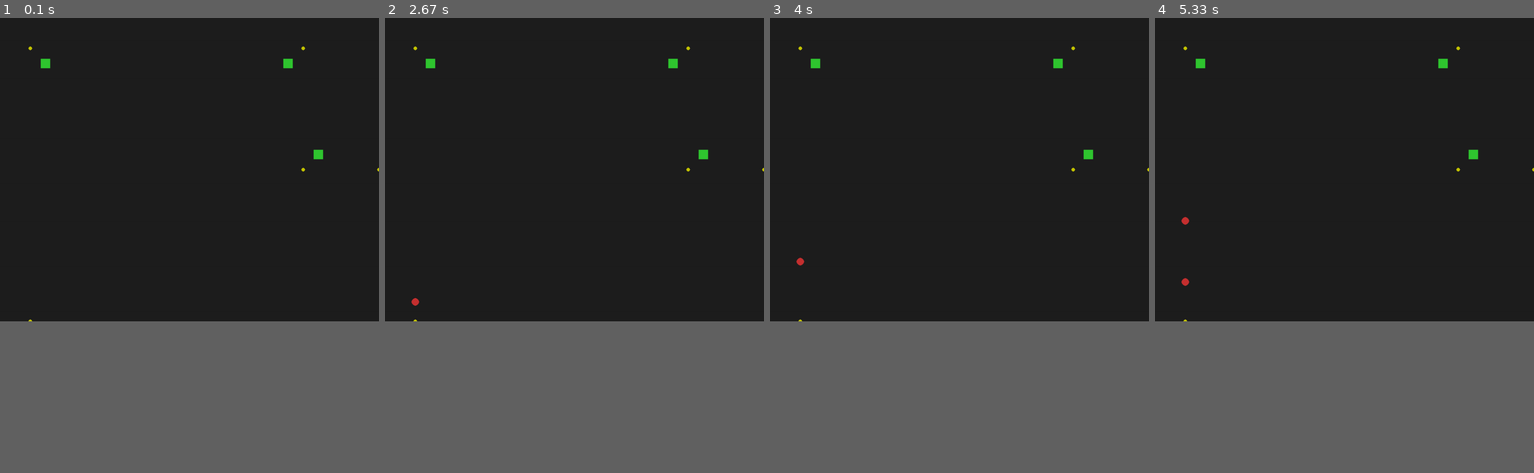
Above: before the commit, frames 1-4 (left to right).
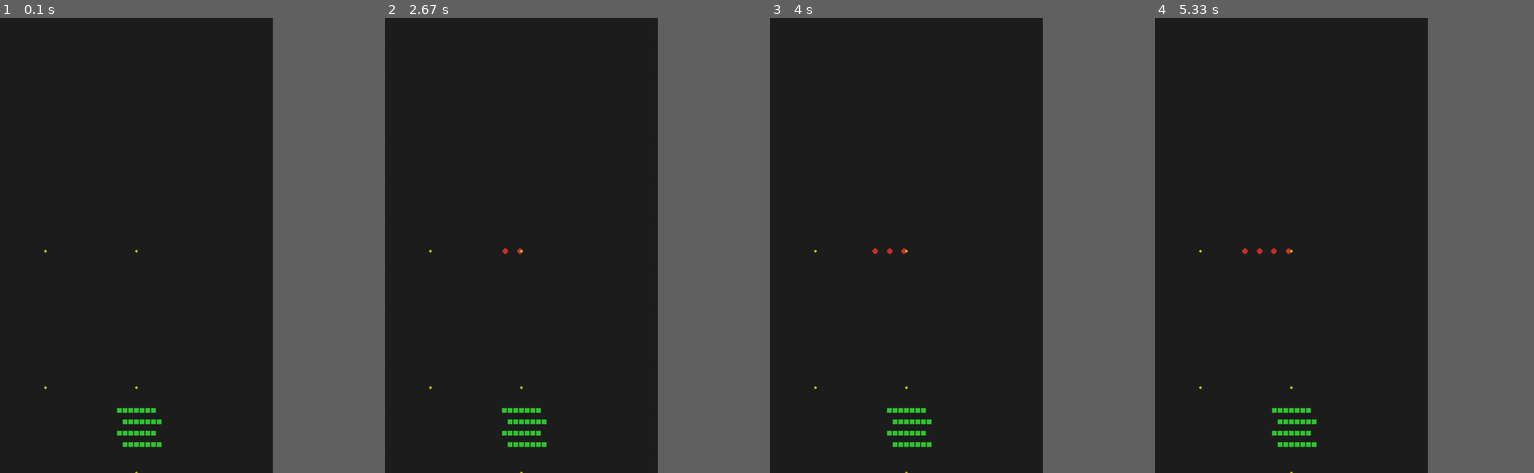
Above: after the commit, the same moments.

Repository: calmcoda389/WMklon
Game: pygame game, started from main.py
Two runs of this game, one before a commit and one after it. Both use one fixed random seed, a clock stepped at 60 frames per second and the inputs below.
Inputs:
- Up to frame 1 (0.1 s): no input
- Up to frame 2 (2.67 s): no input
- Up to frame 3 (4 s): no input
- Up to frame 4 (5.33 s): no input
The window is 750x600 before the commit and 540x900 after it. Grey fills any space a smaller window leaves; there, only what the larger window draws over its background counts as a difference.

The runs differ from the first frame. In frame 1, 0.6% of the frame differs, in the area x 7-100%, y 6-100%; in frame 2, 0.7%; in frame 3, 0.7%; in frame 4, 0.8%, in the area x 6-100%, y 6-100%.

Commit message:
Add files via upload

Diff:
--- a/_all_code.txt
+++ b/_all_code.txt
@@ -64,14 +64,45 @@
         self.towers = []
 
         self.lane = game_map.Lane([
-            (0, 5),
-            (10, 5),
-            (15, 8),
-            (20, 8)
+            (24, 41),
+            (8, 41),
+            (8, 65),
+            (24, 65),
+            (24, 80)
         ])
 
-        self.towers.append(tower.Tower(8, 4))
-        self.towers.append(tower.Tower(14, 4))
+        self.towers.append(tower.Tower(21, 69))
+        self.towers.append(tower.Tower(22, 69))
+        self.towers.append(tower.Tower(23, 69))
+        self.towers.append(tower.Tower(24, 69))
+        self.towers.append(tower.Tower(25, 69))
+        self.towers.append(tower.Tower(26, 69))
+        self.towers.append(tower.Tower(27, 69))
+
+        self.towers.append(tower.Tower(28, 71))
+        self.towers.append(tower.Tower(22, 71))
+        self.towers.append(tower.Tower(23, 71))
+        self.towers.append(tower.Tower(24, 71))
+        self.towers.append(tower.Tower(25, 71))
+        self.towers.append(tower.Tower(26, 71))
+        self.towers.append(tower.Tower(27, 71))
+
+        self.towers.append(tower.Tower(21, 73))
+        self.towers.append(tower.Tower(22, 73))
+        self.towers.append(tower.Tower(23, 73))
+        self.towers.append(tower.Tower(24, 73))
+        self.towers.append(tower.Tower(25, 73))
+        self.towers.append(tower.Tower(26, 73))
+        self.towers.append(tower.Tower(27, 73))
+
+        self.towers.append(tower.Tower(28, 75))
+        self.towers.append(tower.Tower(22, 75))
+        self.towers.append(tower.Tower(23, 75))
+        self.towers.append(tower.Tower(24, 75))
+        self.towers.append(tower.Tower(25, 75))
+        self.towers.append(tower.Tower(26, 75))
+        self.towers.append(tower.Tower(27, 75))
+
 
         self.spawn_system = SpawnSystem(self.units, self.lane)
         self.unit_system = UnitSystem(self.units)
@@ -89,6 +120,7 @@
         self.unit_system.update(dt)
         self.tower_system.update(dt)
         self.cleanup_system.update()
+
 #game_map.py
 class Tile:
     def __init__(self, walkable: bool, buildable: bool):
@@ -113,10 +145,10 @@
 import game_map
 
 class PygameRenderer:
-    def __init__(self, tile_size=32):
+    def __init__(self, tile_size=12):
         pygame.init()
         self.tile_size = tile_size
-        self.screen = pygame.display.set_mode((800, 600))
+        self.screen = pygame.display.set_mode((576, 960))
         pygame.display.set_caption("Wintermaul TD")
 
     def draw(self, state):
@@ -126,7 +158,7 @@
         for u in state.units:
             x = int(u.x * self.tile_size)
             y = int(u.y * self.tile_size)
-            pygame.draw.circle(self.screen, (200, 50, 50), (x, y), 8)
+            pygame.draw.circle(self.screen, (200, 50, 50), (x, y), 6)
 
         # Towers
         for t in state.towers:
@@ -135,14 +167,14 @@
             pygame.draw.rect(
                 self.screen,
                 (50, 200, 50),
-                pygame.Rect(x - 10, y - 10, 20, 20)
+                pygame.Rect(x - 5, y - 5, 10, 10)
             )
 
         # Lane Points (Spawn / Path)
         for px, py in state.lane.points:
             x = int(px * self.tile_size)
             y = int(py * self.tile_size)
-            pygame.draw.circle(self.screen, (200, 200, 0), (x, y), 4)
+            pygame.draw.circle(self.screen, (200, 200, 0), (x, y), 3)
 
         ## Lane Points verbinden
         #points_px = [
@@ -160,6 +192,7 @@
         #    )
 
         pygame.display.flip()
+
 #entities/tower.py
 import math
 from entities import unit
@@ -304,7 +337,7 @@
 
     def update(self, dt):
         self.timer += dt
-        if self.timer >= 2.0:
+        if self.timer >= 1.25:
             self.units.append(Unit(self.lane))
             self.timer = 0.0
 #systems/tower_system.py
--- a/game_state.py
+++ b/game_state.py
@@ -12,16 +12,45 @@
         self.towers = []
 
         self.lane = game_map.Lane([
-            (2, 20),
-            (2, 2),
-            (20, 2),
-            (20, 10),
-            (25, 10)
+            (24, 41),
+            (8, 41),
+            (8, 65),
+            (24, 65),
+            (24, 80)
         ])
 
-        self.towers.append(tower.Tower(3, 3))
-        self.towers.append(tower.Tower(19, 3))
-        self.towers.append(tower.Tower(21, 9))
+        self.towers.append(tower.Tower(21, 69))
+        self.towers.append(tower.Tower(22, 69))
+        self.towers.append(tower.Tower(23, 69))
+        self.towers.append(tower.Tower(24, 69))
+        self.towers.append(tower.Tower(25, 69))
+        self.towers.append(tower.Tower(26, 69))
+        self.towers.append(tower.Tower(27, 69))
+
+        self.towers.append(tower.Tower(28, 71))
+        self.towers.append(tower.Tower(22, 71))
+        self.towers.append(tower.Tower(23, 71))
+        self.towers.append(tower.Tower(24, 71))
+        self.towers.append(tower.Tower(25, 71))
+        self.towers.append(tower.Tower(26, 71))
+        self.towers.append(tower.Tower(27, 71))
+
+        self.towers.append(tower.Tower(21, 73))
+        self.towers.append(tower.Tower(22, 73))
+        self.towers.append(tower.Tower(23, 73))
+        self.towers.append(tower.Tower(24, 73))
+        self.towers.append(tower.Tower(25, 73))
+        self.towers.append(tower.Tower(26, 73))
+        self.towers.append(tower.Tower(27, 73))
+
+        self.towers.append(tower.Tower(28, 75))
+        self.towers.append(tower.Tower(22, 75))
+        self.towers.append(tower.Tower(23, 75))
+        self.towers.append(tower.Tower(24, 75))
+        self.towers.append(tower.Tower(25, 75))
+        self.towers.append(tower.Tower(26, 75))
+        self.towers.append(tower.Tower(27, 75))
+
 
         self.spawn_system = SpawnSystem(self.units, self.lane)
         self.unit_system = UnitSystem(self.units)
--- a/renderer_pygame.py
+++ b/renderer_pygame.py
@@ -2,10 +2,10 @@
 import game_map
 
 class PygameRenderer:
-    def __init__(self, tile_size=32):
+    def __init__(self, tile_size=12):
         pygame.init()
         self.tile_size = tile_size
-        self.screen = pygame.display.set_mode((800, 640))
+        self.screen = pygame.display.set_mode((576, 960))
         pygame.display.set_caption("Wintermaul TD")
 
     def draw(self, state):
@@ -15,7 +15,7 @@
         for u in state.units:
             x = int(u.x * self.tile_size)
             y = int(u.y * self.tile_size)
-            pygame.draw.circle(self.screen, (200, 50, 50), (x, y), 8)
+            pygame.draw.circle(self.screen, (200, 50, 50), (x, y), 6)
 
         # Towers
         for t in state.towers:
@@ -24,14 +24,14 @@
             pygame.draw.rect(
                 self.screen,
                 (50, 200, 50),
-                pygame.Rect(x - 10, y - 10, 20, 20)
+                pygame.Rect(x - 5, y - 5, 10, 10)
             )
 
         # Lane Points (Spawn / Path)
         for px, py in state.lane.points:
             x = int(px * self.tile_size)
             y = int(py * self.tile_size)
-            pygame.draw.circle(self.screen, (200, 200, 0), (x, y), 4)
+            pygame.draw.circle(self.screen, (200, 200, 0), (x, y), 3)
 
         ## Lane Points verbinden
         #points_px = [
--- a/systems/spawn_system.py
+++ b/systems/spawn_system.py
@@ -8,6 +8,6 @@
 
     def update(self, dt):
         self.timer += dt
-        if self.timer >= 2.0:
+        if self.timer >= 1.25:
             self.units.append(Unit(self.lane))
             self.timer = 0.0
